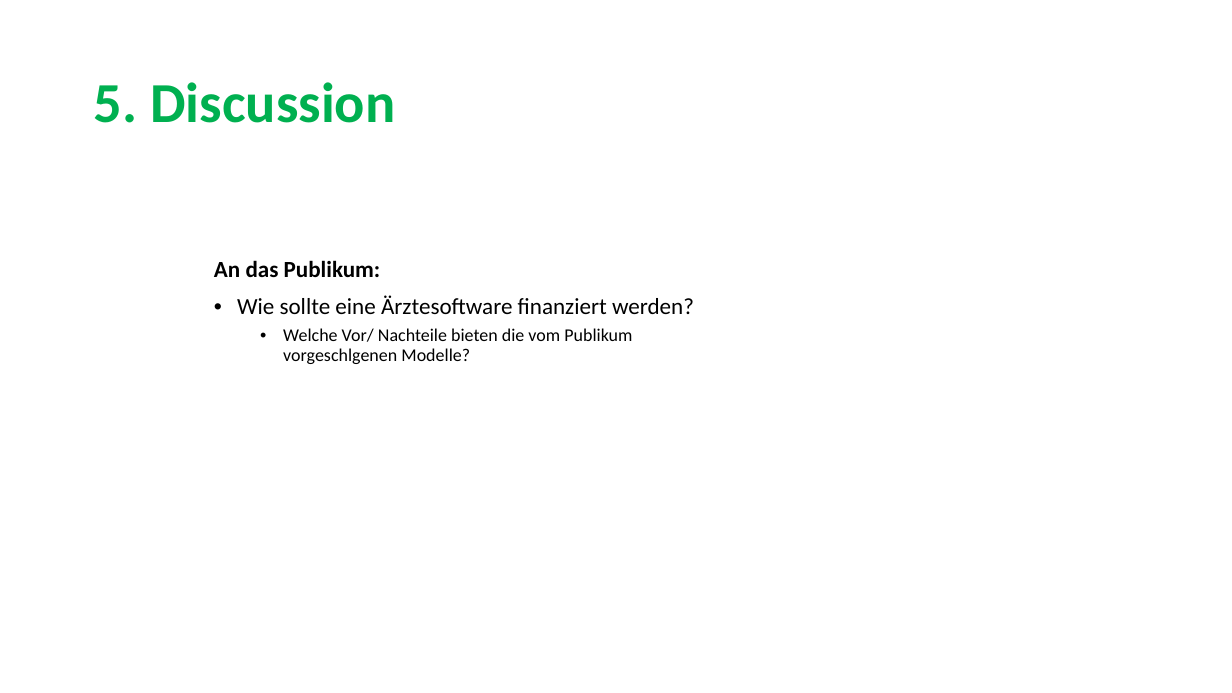
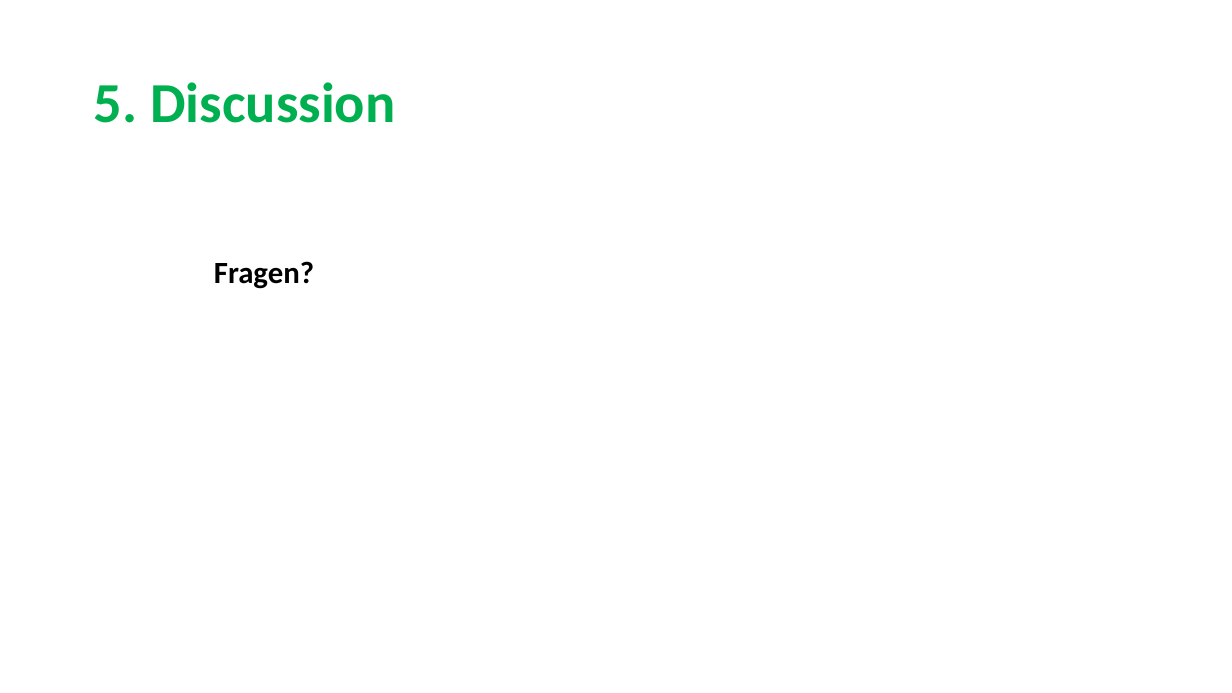
Before and after one commit to sarahmele/ch.bfh.btx8081.w2015.green, a slide deck: slide 14 of doc/task03/Task3.pptx. Drawn at 1232x693 pixels with LibreOffice and Linux fonts; fonts in the diff are those of the drawing. Boxes give left, top, right and bottom in pixels: in the first picture for what was removed or moved away, otherwise in the second. Text is boxed around its words. In the diff, an @@ line names an element or a change of style, - is before the commit and + after.

```diff
--- a/doc/task03/Task3.pptx
+++ b/doc/task03/Task3.pptx
@@ text at (214, 261, 314, 289): text changed; size 14 to 24 pt; bold on @@
-An das Publikum:
-• Wie sollte eine Ärztesoftware finanziert werden?
-  • Welche Vor/ Nachteile bieten die vom Publikum vorgeschlgenen Modelle?
+Fragen?
```
Also in this commit, not shown: 8 other slides changed.
